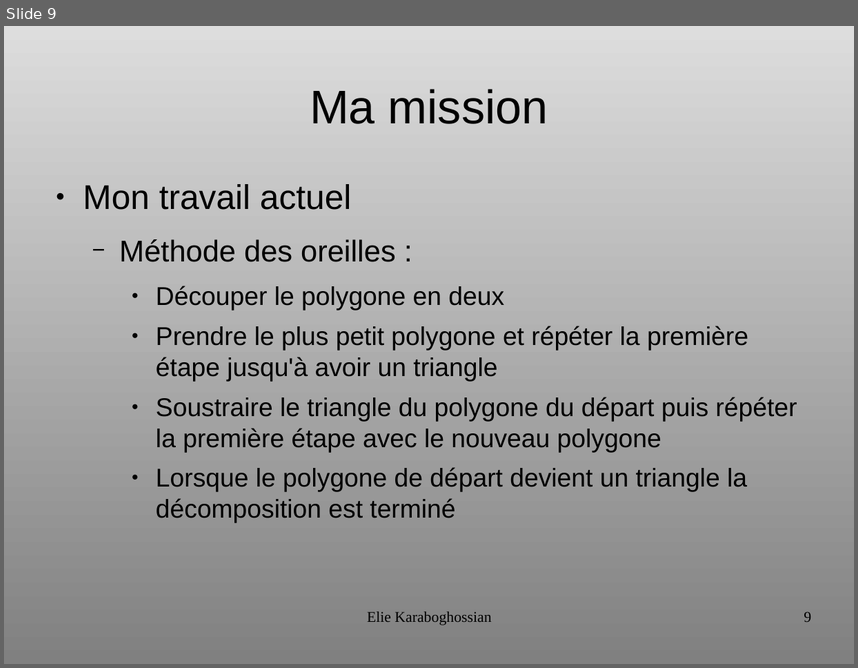
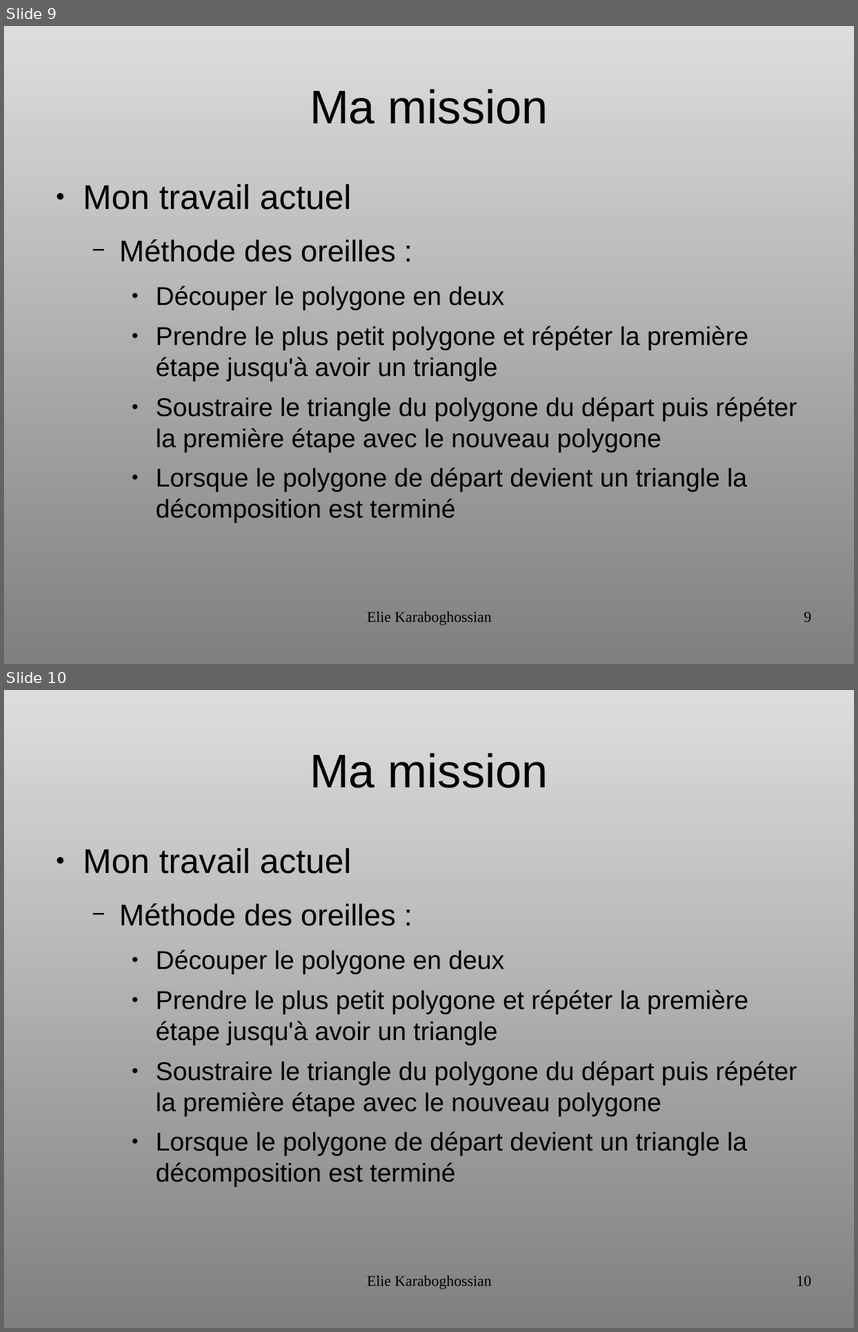
Before and after one commit to ElieKara/ShapeFile-To-STL, a slide deck: FichierAutre/Presentation IRD.odp. Shown one above the other, each under a label of ours: slide 9 before the commit, slides 9 and 10 after it. The pictures are 858x668 and 858x1332 pixels, drawn with LibreOffice and Linux fonts; fonts in the diff are those of the drawing. Boxes give left, top, right and bottom in pixels: in the first picture for what was removed or moved away, otherwise in the second. Text is boxed around its words. In the diff, an @@ line names an element or a change of style, - is before the commit and + after.

```diff
--- a/FichierAutre/Presentation IRD.odp
+++ b/FichierAutre/Presentation IRD.odp
@@ slide 10 added at (x1=4, y1=690, x2=854, y2=1328), background gradient #DDDDDD to #808080 @@
@@ title added at (x1=310, y1=753, x2=548, y2=788), 44 pt, text #000000 @@
+Ma mission
@@ text added at (x1=83, y1=848, x2=797, y2=1187), 24 pt, text #000000 @@
+● Mon travail actuel
+  − Méthode des oreilles :
+    ● Découper le polygone en deux
+    ● Prendre le plus petit polygone et répéter la première étape jusqu'à avoir un triangle
+    ● Soustraire le triangle du polygone du départ puis répéter la première étape avec le nouveau polygone
+    ● Lorsque le polygone de départ devient un triangle la décomposition est terminé
@@ text added at (x1=367, y1=1275, x2=491, y2=1289), 14 pt, text #000000 @@
+Elie Karaboghossian
@@ page number added at (x1=796, y1=1275, x2=811, y2=1285), 14 pt, text #000000 @@
+10
```
Also in this commit, not shown: 1 slide changed, 1 other slide added, 7 other files.
